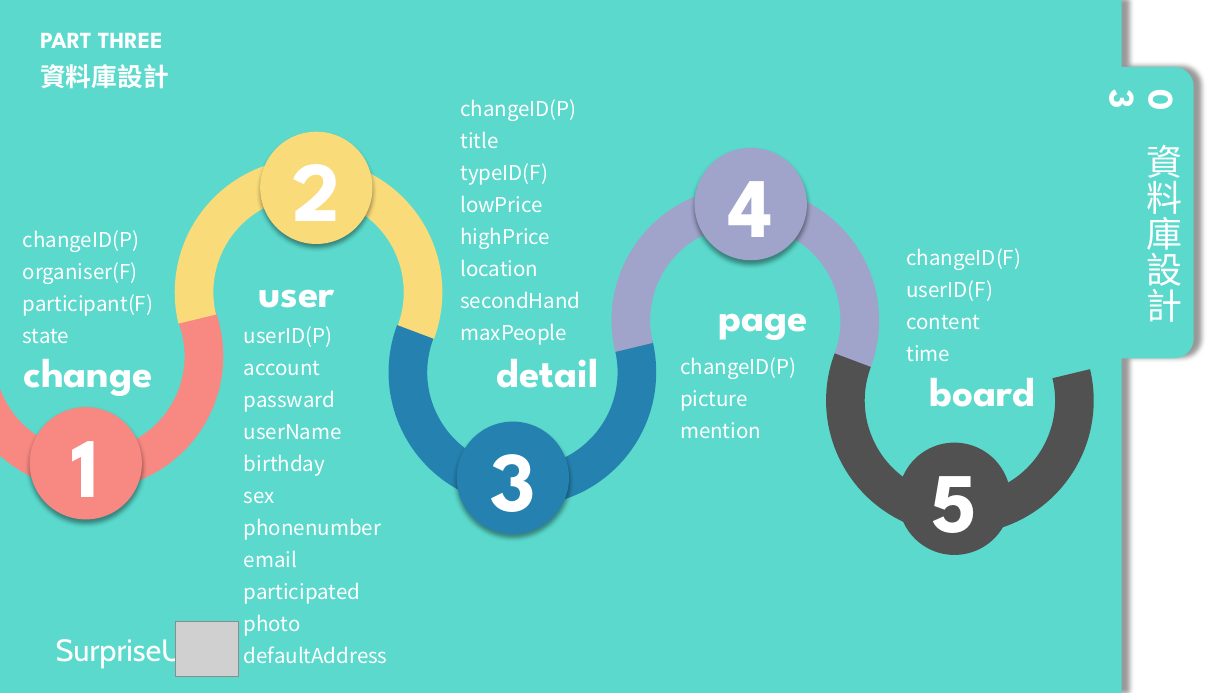
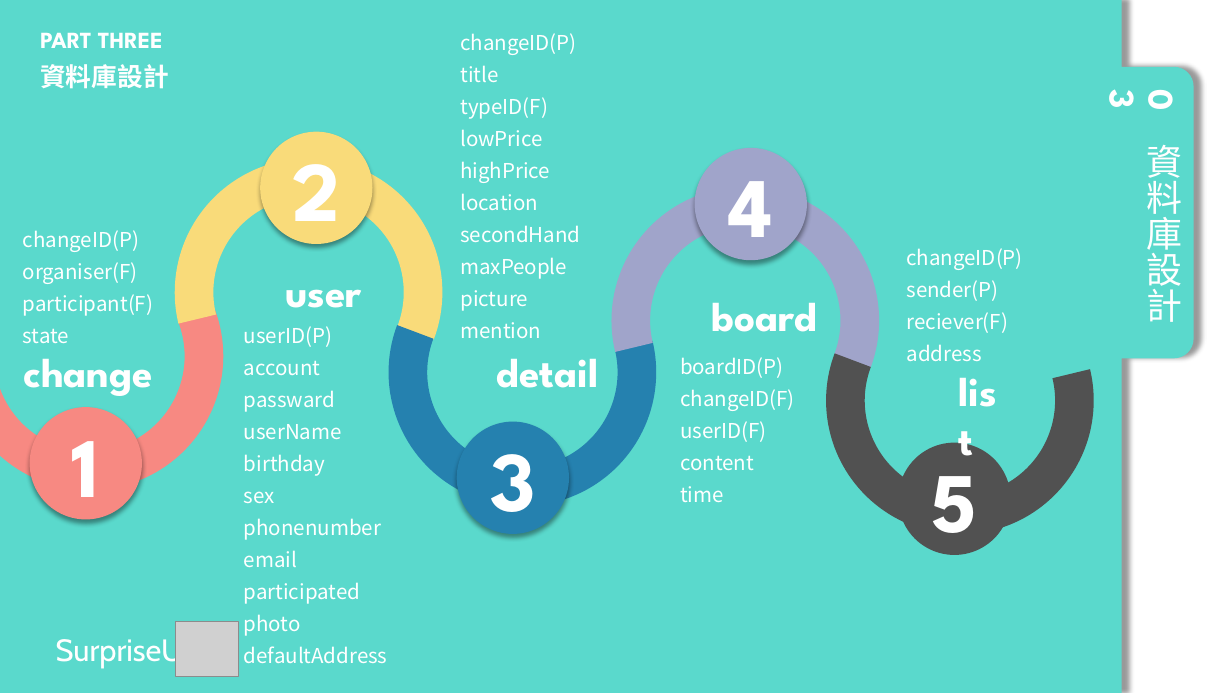
Before and after one commit to wtfaha/1061_SurpriseU, a slide deck: slide 6 of 其他/ppt/20171128_進度報告.pptx. Drawn at 1232x693 pixels with LibreOffice and Linux fonts; fonts in the diff are those of the drawing; grey boxes stand for pictures. Boxes give left, top, right and bottom in pixels: in the first picture for what was removed or moved away, otherwise in the second. Text is boxed around its words. In the diff, an @@ line names an element or a change of style, - is before the commit and + after.

```diff
--- a/其他/ppt/20171128_進度報告.pptx
+++ b/其他/ppt/20171128_進度報告.pptx
@@ text "changeID(P)": place and size @@
-text "changeID(P)" at (460,99,580,345)
+text "changeID(P)" at (460,33,580,338)
@@ text "user": place and size @@
-text "user" at (258,289,335,308)
+text "user" at (286,289,363,308)
@@ text at (907,248,1023,361): text changed @@
-changeID(F)
-userID(F)
-content
-time
+changeID(P)
+sender(P)
+reciever(F)
+address
@@ text at (460,290,541,338): paragraphs added @@
+picture
+mention
@@ text at (711,303,817,332): text changed @@
-page
+board
@@ text at (680,357,795,502): text changed @@
-changeID(P)
-picture
-mention
+boardID(P)
+changeID(F)
+userID(F)
+content
+time
@@ text at (929,378,1035,407): text changed @@
-board
+list
```
Also in this commit, not shown: 4 other slides changed, 2 other files.
